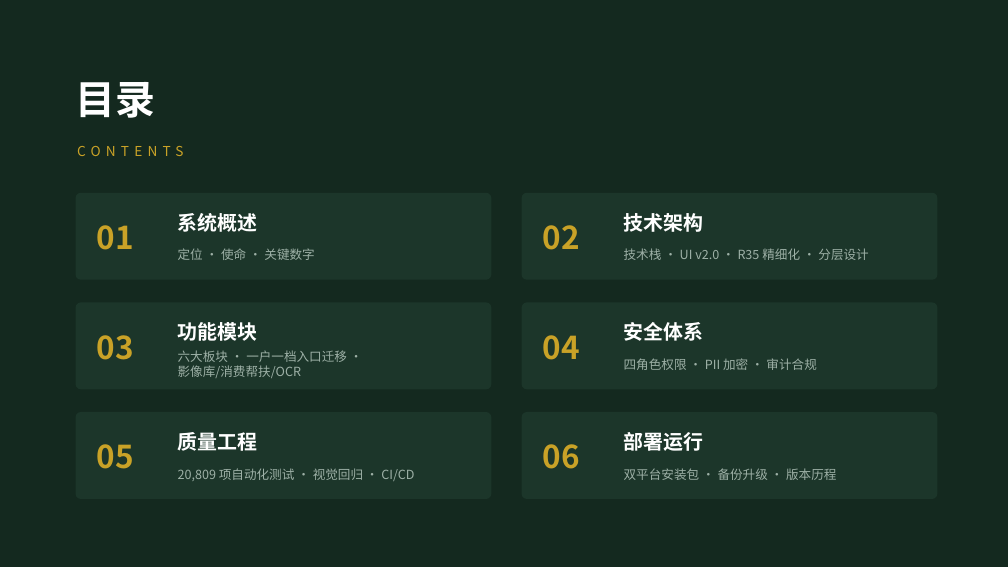
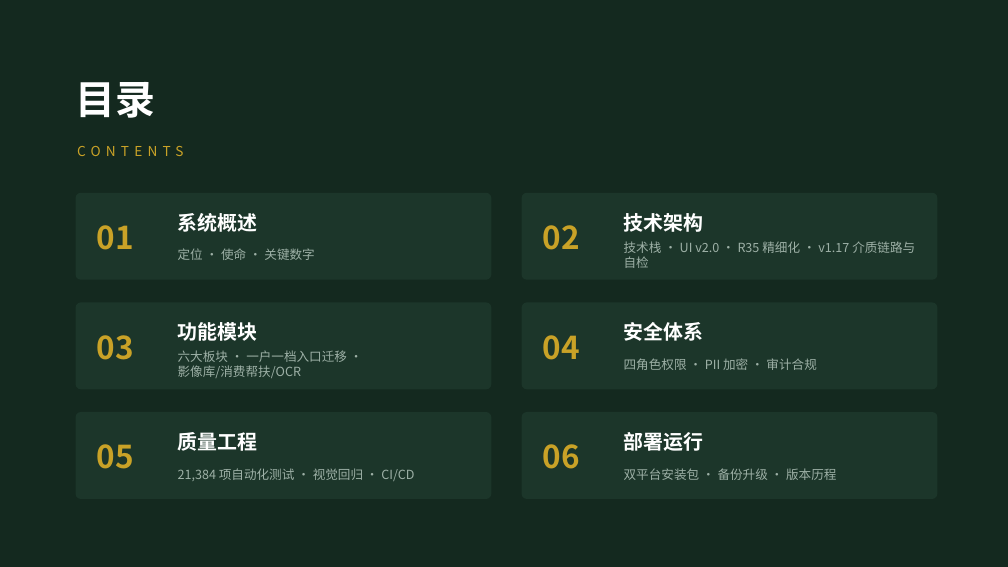
Before and after one commit to lzh745200/MRRS, a slide deck: slide 2 of docs/帮扶管理信息系统介绍.pptx. Drawn at 1008x567 pixels with LibreOffice and Linux fonts; fonts in the diff are those of the drawing. Boxes give left, top, right and bottom in pixels: in the first picture for what was removed or moved away, otherwise in the second. Text is boxed around its words. In the diff, an @@ line names an element or a change of style, - is before the commit and + after.

```diff
--- a/docs/帮扶管理信息系统介绍.pptx
+++ b/docs/帮扶管理信息系统介绍.pptx
@@ text at box(624, 241, 915, 268): text changed @@
-技术栈 · UI v2.0 · R35 精细化 · 分层设计
+技术栈 · UI v2.0 · R35 精细化 · v1.17 介质链路与自检
@@ text at box(178, 468, 414, 481): text changed @@
-20,809 项自动化测试 · 视觉回归 · CI/CD
+21,384 项自动化测试 · 视觉回归 · CI/CD
```
Also in this commit, not shown: 45 other slides changed, 7 other files.
